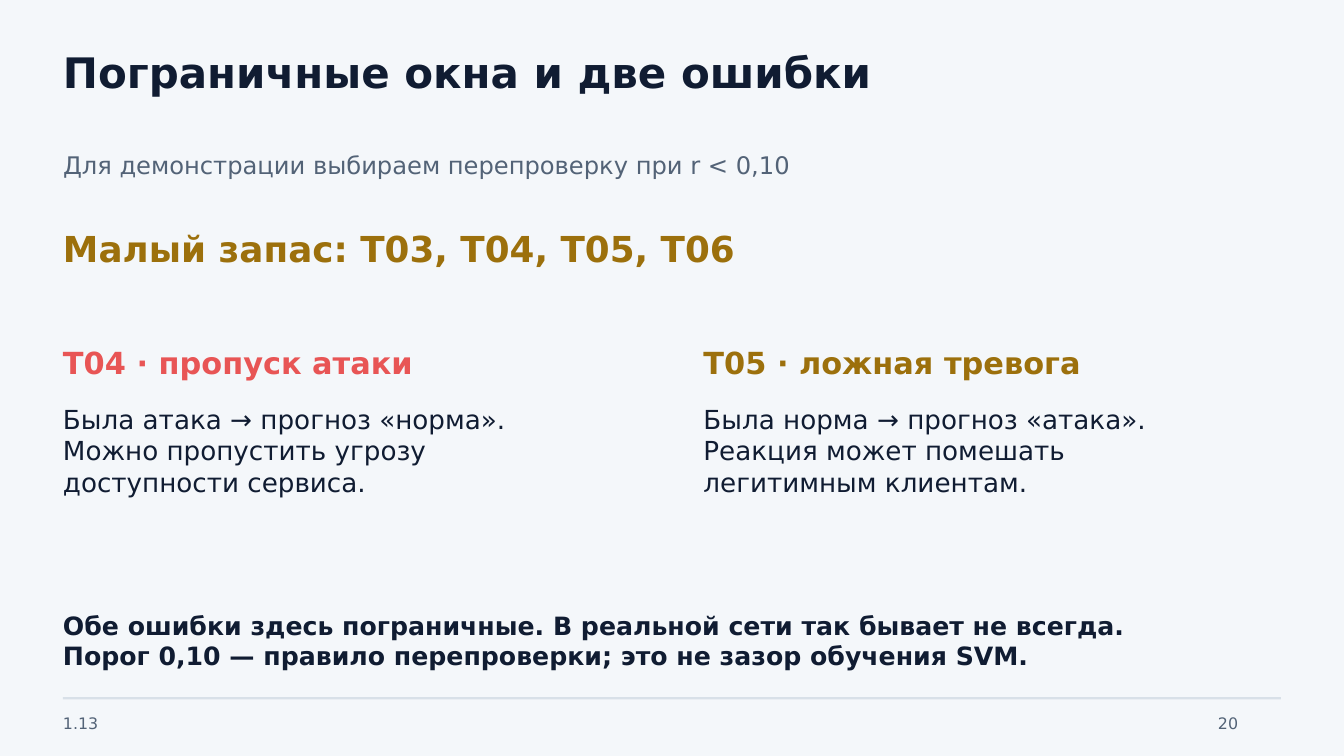
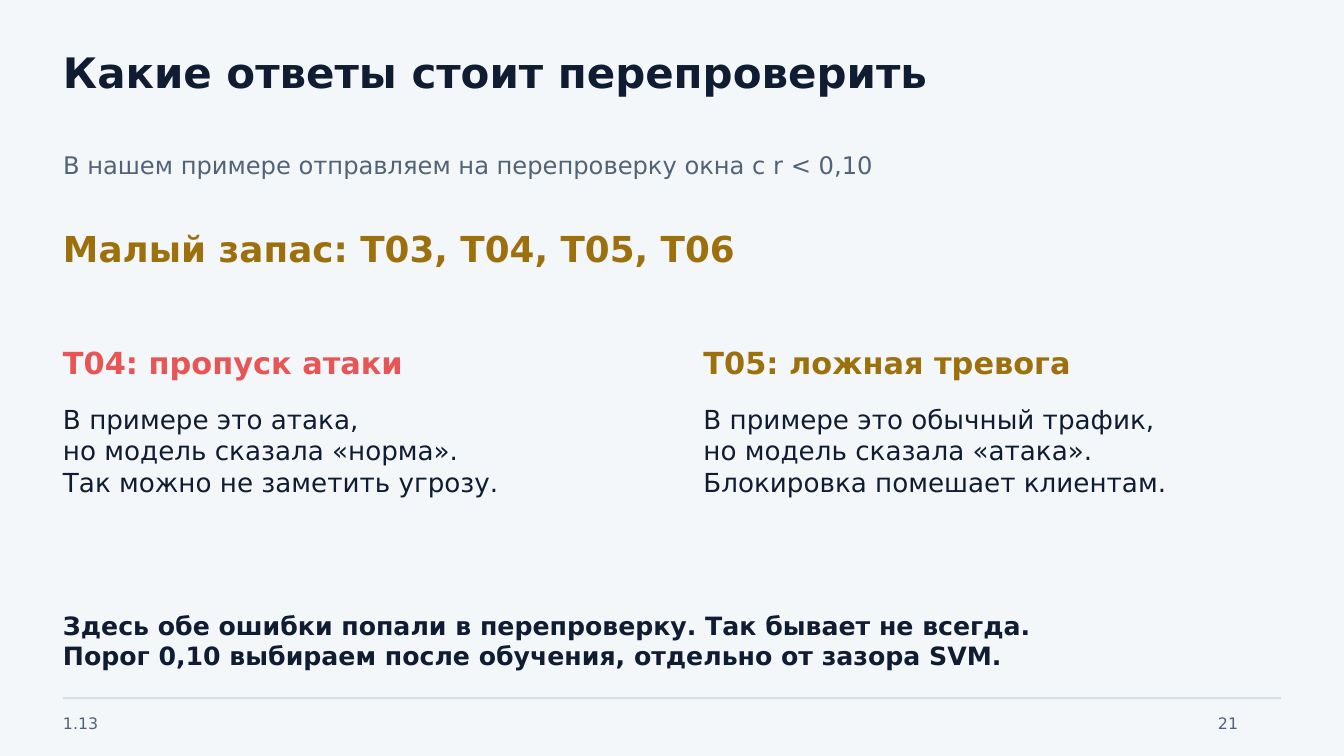
Before and after one commit to johnnilson664-sys/gis, a slide deck: slide 21 of presentations/1.13-etalony-otstupy/Etalony_otstupy_SYN_flood.pptx (slide 20 before the commit). Drawn at 1344x756 pixels with LibreOffice and Linux fonts; fonts in the diff are those of the drawing. Boxes give left, top, right and bottom in pixels: in the first picture for what was removed or moved away, otherwise in the second. Text is boxed around its words. In the diff, an @@ line names an element or a change of style, - is before the commit and + after.

Commit message:
Simplify presentation wording and add annotated notebook plot to the practical example

```diff
--- a/presentations/1.13-etalony-otstupy/Etalony_otstupy_SYN_flood.pptx
+++ b/presentations/1.13-etalony-otstupy/Etalony_otstupy_SYN_flood.pptx
@@ text at (63,57,927,97): text changed @@
-Пограничные окна и две ошибки
+Какие ответы стоит перепроверить
@@ text at (63,156,873,179): text changed @@
-Для демонстрации выбираем перепроверку при r < 0,10
+В нашем примере отправляем на перепроверку окна с r < 0,10
@@ text at (63,351,402,381): text changed @@
-T04 · пропуск атаки
+T04: пропуск атаки
@@ text at (703,351,1070,381): text changed @@
-T05 · ложная тревога
+T05: ложная тревога
@@ text at (63,410,499,497): text changed @@
-Была атака → прогноз «норма».
-Можно пропустить угрозу
-доступности сервиса.
+В примере это атака,
+но модель сказала «норма».
+Так можно не заметить угрозу.
@@ text at (703,408,1166,497): text changed @@
-Была норма → прогноз «атака».
-Реакция может помешать
-легитимным клиентам.
+В примере это обычный трафик,
+но модель сказала «атака».
+Блокировка помешает клиентам.
@@ text at (63,615,1030,671): text changed @@
-Обе ошибки здесь пограничные. В реальной сети так бывает не всегда.
-Порог 0,10 — правило перепроверки; это не зазор обучения SVM.
+Здесь обе ошибки попали в перепроверку. Так бывает не всегда.
+Порог 0,10 выбираем после обучения, отдельно от зазора SVM.
@@ text at (1218,717,1238,729): text changed @@
-20
+21
```
Also in this commit, not shown: 21 other slides changed, 1 slide added, 8 other files.
